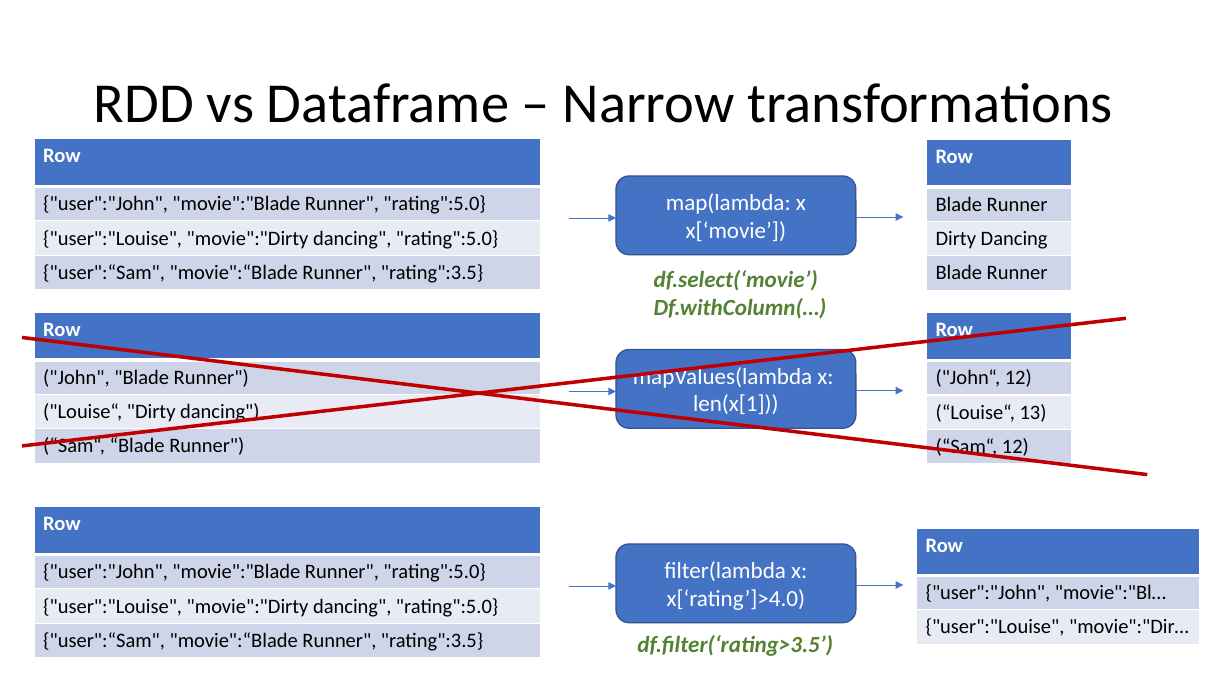
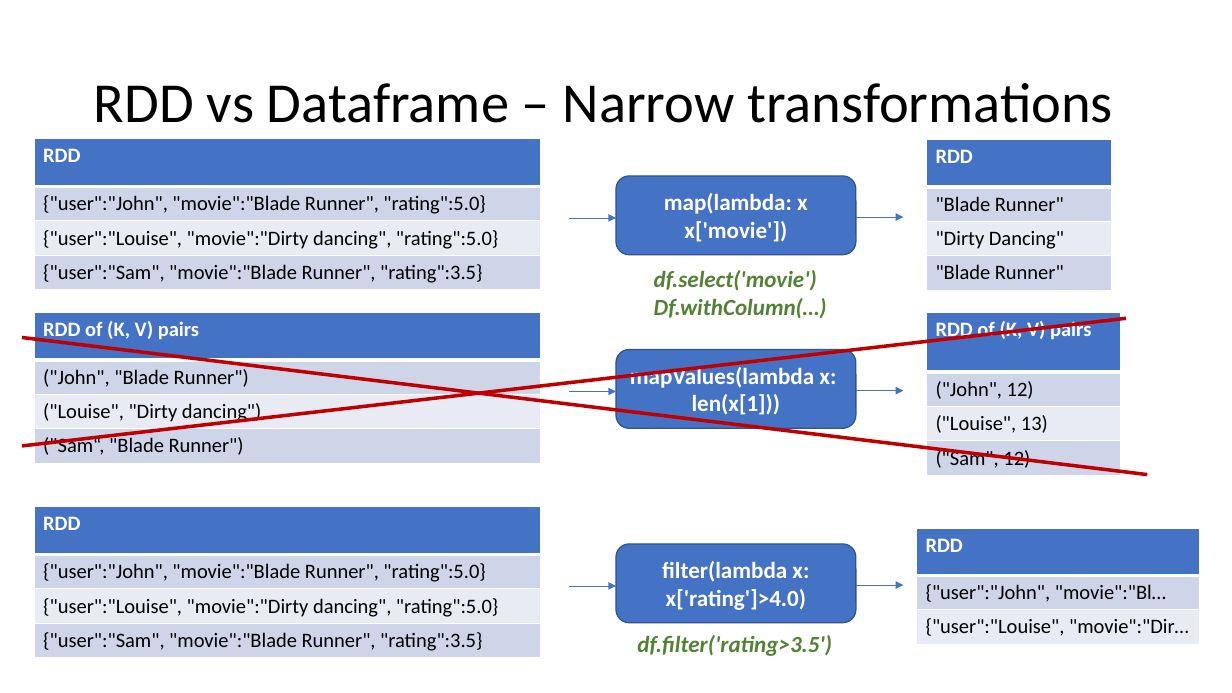
Before and after one commit to criteo-research/master-iasd, a slide deck: slide 7 of module4/td2/td2-spark-dataframe.pptx. Drawn at 1232x693 pixels with LibreOffice and Linux fonts; fonts in the diff are those of the drawing. Boxes give left, top, right and bottom in pixels: in the first picture for what was removed or moved away, otherwise in the second. Text is boxed around its words. In the diff, an @@ line names an element or a change of style, - is before the commit and + after.

```diff
--- a/module4/td2/td2-spark-dataframe.pptx
+++ b/module4/td2/td2-spark-dataframe.pptx
@@ table at [34, 139, 542, 288] @@
-row 1, column 1: Row
+row 1, column 1: RDD
@@ row 4, column 1: "{"user":“Sam", "movie":“Blade Runner", "rating":3.5}" to "{"user":"Sam", "movie":"Blade Runner", "rating":3.5}" @@
@@ table at [927, 140, 1112, 289] @@
-row 1, column 1: Row
+row 1, column 1: RDD
@@ row 2, column 1: "Blade Runner" to ""Blade Runner"" @@
@@ row 3, column 1: "Dirty Dancing" to ""Dirty Dancing"" @@
@@ row 4, column 1: "Blade Runner" to ""Blade Runner"" @@
@@ table: place and size @@
-table at [927, 140, 1072, 289]
+table at [927, 140, 1112, 289]
@@ text in rounded rectangle at [664, 193, 808, 242]: text changed; bold on @@
-map(lambda: x x[‘movie’])
+map(lambda: x x['movie'])
@@ table at [34, 312, 542, 462] @@
-row 1, column 1: Row
+row 1, column 1: RDD of (K, V) pairs
@@ row 3, column 1: "("Louise“, "Dirty dancing")" to "("Louise", "Dirty dancing")" @@
@@ row 4, column 1: "(“Sam“, “Blade Runner")" to "("Sam“, "Blade Runner")" @@
@@ table at [927, 312, 1121, 472] @@
-row 1, column 1: Row
+row 1, column 1: RDD of (K, V) pairs
@@ row 2, column 1: "("John“, 12)" to "("John", 12)" @@
@@ row 3, column 1: "(“Louise“, 13)" to "("Louise", 13)" @@
@@ row 4, column 1: "(“Sam“, 12)" to "("Sam", 12)" @@
@@ table: place and size @@
-table at [927, 312, 1072, 463]
+table at [927, 312, 1121, 472]
@@ rounded rectangle "mapValues(lambda x: len(x[1]))" at [616, 349, 857, 428]: bold on @@
@@ table at [34, 506, 542, 656] @@
-row 1, column 1: Row
+row 1, column 1: RDD
@@ row 4, column 1: "{"user":“Sam", "movie":“Blade Runner", "rating":3.5}" to "{"user":"Sam", "movie":"Blade Runner", "rating":3.5}" @@
@@ table at [917, 529, 1201, 643] @@
-row 1, column 1: Row
+row 1, column 1: RDD
@@ text in rounded rectangle at [662, 561, 809, 610]: text changed; bold on @@
-filter(lambda x: x[‘rating’]>4.0)
+filter(lambda x: x['rating']>4.0)
```
Also in this commit, not shown: 3 other slides changed, 1 other file.
